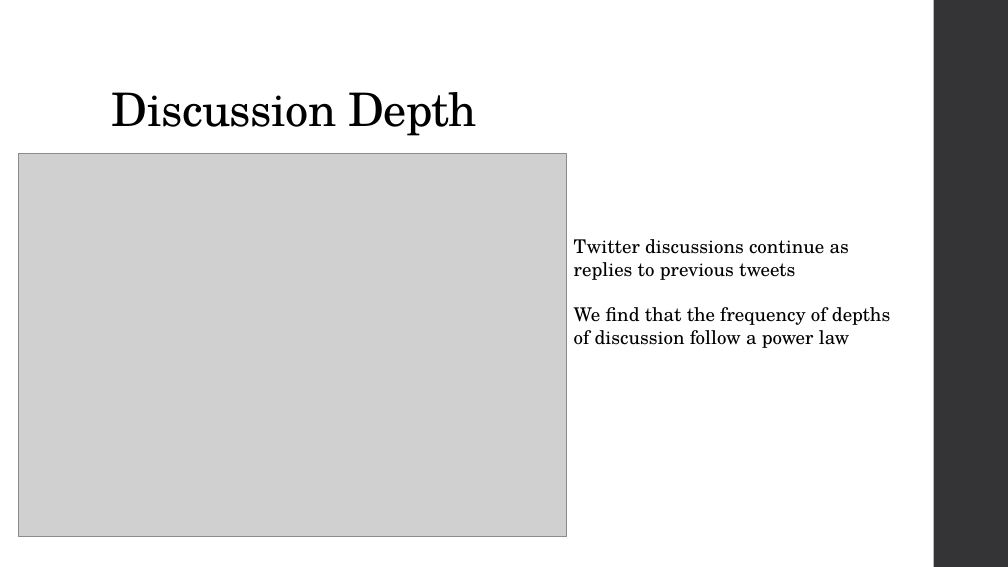
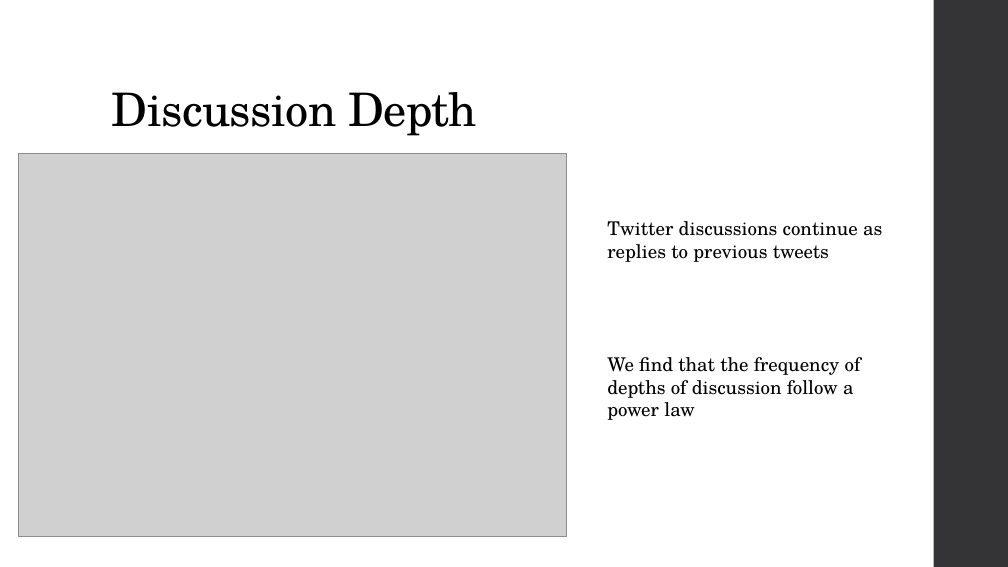
Before and after one commit to chathika/twitractors, a slide deck: slide 10 of SFI_CSSS_Presentation.pptx (slide 8 before the commit). Drawn at 1008x567 pixels with LibreOffice and Linux fonts; fonts in the diff are those of the drawing; grey boxes stand for pictures. Boxes give left, top, right and bottom in pixels: in the first picture for what was removed or moved away, otherwise in the second. Text is boxed around its words. In the diff, an @@ line names an element or a change of style, - is before the commit and + after.

```diff
--- a/SFI_CSSS_Presentation.pptx
+++ b/SFI_CSSS_Presentation.pptx
@@ text "Twitter discussions continue as replies ..." rewrapped from <box>574,239,890,348</box> to <box>607,221,882,420</box> @@
```
Also in this commit, not shown: 2 other slides changed, 5 slides added, 2 slides removed.
